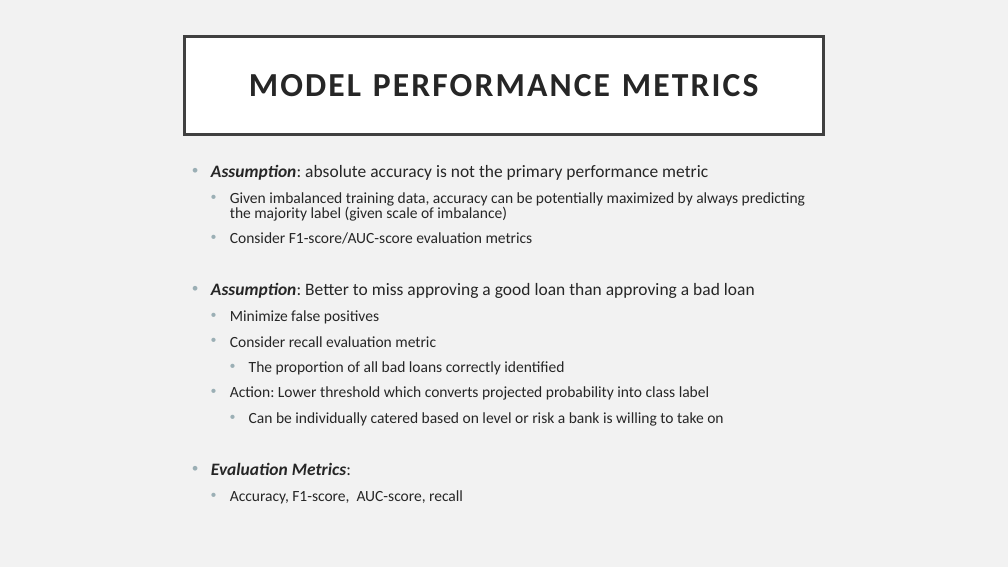
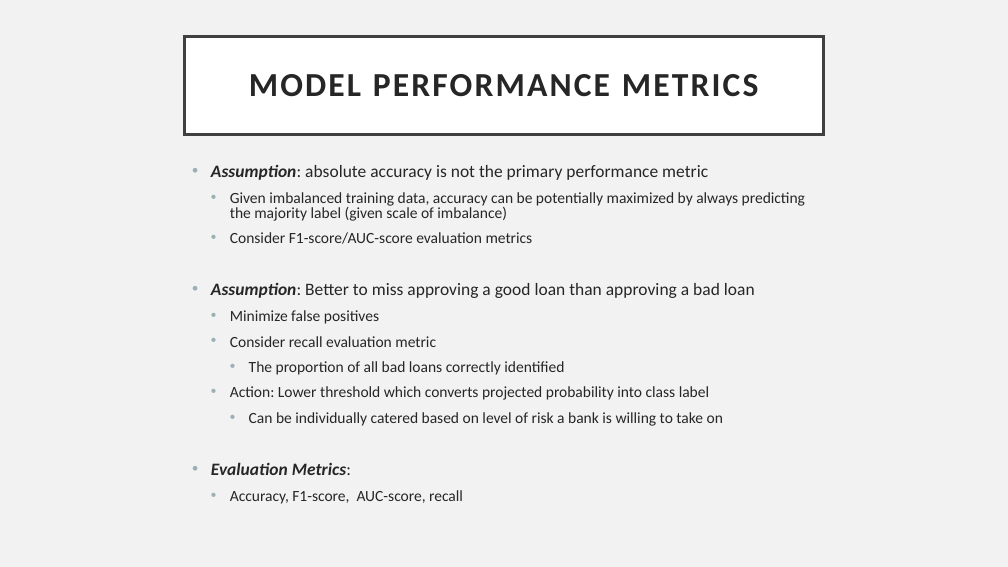
Before and after one commit to jaredandrews97/Sample-Project-BlastPoint, a slide deck: slide 3 of report/Blastpoint Presentation.pptx. Drawn at 1008x567 pixels with LibreOffice and Linux fonts; fonts in the diff are those of the drawing. Boxes give left, top, right and bottom in pixels: in the first picture for what was removed or moved away, otherwise in the second. Text is boxed around its words. In the diff, an @@ line names an element or a change of style, - is before the commit and + after.

```diff
--- a/report/Blastpoint Presentation.pptx
+++ b/report/Blastpoint Presentation.pptx
@@ text at (249,412,723,426): text changed @@
-    • Can be individually catered based on level or risk a bank is willing to take on
+    • Can be individually catered based on level of risk a bank is willing to take on
```
Also in this commit, not shown: 5 other slides changed.
